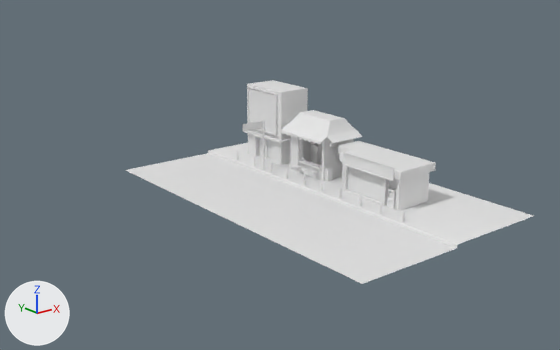
The FBX model Assets/Models/BasicMap.fbx: old version first, new version second.
Both versions are drawn from a 50 mm camera at (-30.1, -36.5, 16.8) aimed at (-0.7, 0.3, 2.1). The axes (+X, +Y, +Z) are drawn at lower left. The lights are the same throughout. Where no turn or scale is listed for an object, it has been applied to the vertices. Vertices at the same position are counted once.

In view in the first picture: 'Building1', 'Building2', 'Cube', 'Street'.
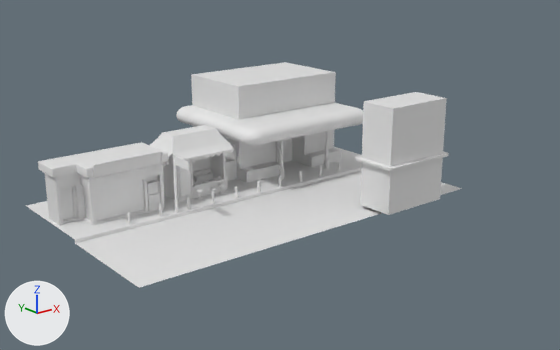
What differs and where, as boxes (x1, y1, x2, y2) in the pictures (560 x 350 px):
'Street', mesh turned: before (126, 119, 533, 284); after (26, 147, 462, 288)
'Club', added: after (176, 62, 363, 183)
'Cube', reshaped, moved: before (245, 80, 308, 165); after (355, 92, 449, 215)
'Store', added: after (38, 142, 168, 225)
    faces in mat_building2 (white #e7e7e7): (38, 142, 168, 225)
    faces in mat_buildling2_window (white #e7e7e7): (83, 179, 144, 221)
    faces in mat_building2_sign (white #e7e7e7): (95, 153, 162, 177)
    faces in mat_building2_other (white #e7e7e7): (93, 151, 163, 212)
'Building2', deleted: before (338, 141, 436, 211)
    faces in mat_building2 (white #e7e7e7): (338, 141, 436, 211)
    faces in mat_buildling2_window (white #e7e7e7): (348, 167, 384, 202)
    faces in mat_building2_sign (white #e7e7e7): (344, 154, 393, 179)
    faces in mat_building2_other (white #e7e7e7): (342, 152, 396, 209)
'Restaurant', added: after (150, 125, 235, 202)
    faces in mat_other (white #e7e7e7): (150, 125, 235, 200)
    faces in mat_building (white #e7e7e7): (163, 153, 226, 202)
    faces in mat_building1_sign (white #e7e7e7): (180, 162, 192, 197)
'Building1', deleted: before (281, 110, 362, 182)
    faces in mat_other (white #e7e7e7): (281, 110, 362, 182)
    faces in mat_building (white #e7e7e7): (290, 136, 353, 181)
    faces in mat_building1_sign (white #e7e7e7): (291, 137, 297, 167)

The change, as a list of edits to the scene's bpy script:
```text
Add mat_club:
    mat_club = principled_material('Club')
    mat_club.base_color = (0.8, 0.8, 0.8)  # white #e7e7e7
Change me_plane:
    where me_plane.from_pydata(...)  # 1295 vertices, 1267 faces; spans x -4.7..10.0, y -11.3..13.6, z 0.0..4.0
    used by ob_street; location = (0.0, 0.0, 0.0)
    me_plane part 1: the whole mesh is turned 90 degrees about the z axis through the mesh origin
Change me_cube:
    used by ob_cube; location = (0.0, 0.0, 0.0)
    remove me_cube.from_pydata(...)  # 247 vertices, 223 faces; spans x 4.26..7.45, y 6.48..11.34, z 0.22..5.73
    add me_cube.from_pydata(...)  # 247 vertices, 223 faces; spans x 6.15..11.61, y -7.45..-4.26, z 0.22..6.89
    me_cube part 2: 247 of 247 vertices moved; they spanned x 4.26..7.45, y 6.48..11.34, z 0.22..5.73 and now span x 6.15..11.61, y -7.45..-4.26, z 0.22..6.89; mean shift (3.66, -14.13, 1.02); largest move (7.29, 11.32, 2.16) -> (11.59, -7.29, 3.32)
Add me_cube_006_1:
    me_cube_006_1.from_pydata(...)  # 4479 vertices, 4367 faces; spans x -6.62..-1.08, y 3.72..7.6, z 0.21..4.39
    # faces by material slot: [4225, 139, 3]
    me_cube_006_1.materials.append(mat_other)  # white #e7e7e7
    me_cube_006_1.materials.append(mat_building)  # white #e7e7e7
    me_cube_006_1.materials.append(mat_building1_sign)  # white #e7e7e7
Add me_cube_008:
    me_cube_008.from_pydata(...)  # 475 vertices, 420 faces; spans x -5.46..4.83, y -4.29..4.89, z 0.0..6.63
    me_cube_008.materials.append(mat_club)  # white #e7e7e7
Add me_cube_007:
    me_cube_007.from_pydata(...)  # 746 vertices, 668 faces; spans x -0.42..6.56, y 2.3..5.68, z 0.22..4.03
    # faces by material slot: [466, 199, 1, 2]
    me_cube_007.materials.append(mat_building2)  # white #e7e7e7
    me_cube_007.materials.append(mat_building2_other)  # white #e7e7e7
    me_cube_007.materials.append(mat_building2_sign)  # white #e7e7e7
    me_cube_007.materials.append(mat_buildling2_window)  # white #e7e7e7
Change ob_cube:
    ob_cube.location: (0.0, 0.0, 0.0) -> (-3.39, 1.5, 0.0)
Remove ob_building1:
    ob_building1 = bpy.data.objects.new('Building1', me_cube_006)
    ob_building1.location = (0.0, 0.0, 0.0)
Remove ob_building2:
    ob_building2 = bpy.data.objects.new('Building2', me_cube_002)
    ob_building2.location = (1.38, 0.78, 0.0)
Add ob_restaurant:
    ob_restaurant = bpy.data.objects.new('Restaurant', me_cube_006_1)
    ob_restaurant.location = (0.0, 0.0, 0.0)
Add ob_club:
    ob_club = bpy.data.objects.new('Club', me_cube_008)
    ob_club.location = (4.19, 6.84, 0.22)
Add ob_store:
    ob_store = bpy.data.objects.new('Store', me_cube_007)
    ob_store.location = (-13.25, 1.38, 0.0)
```
